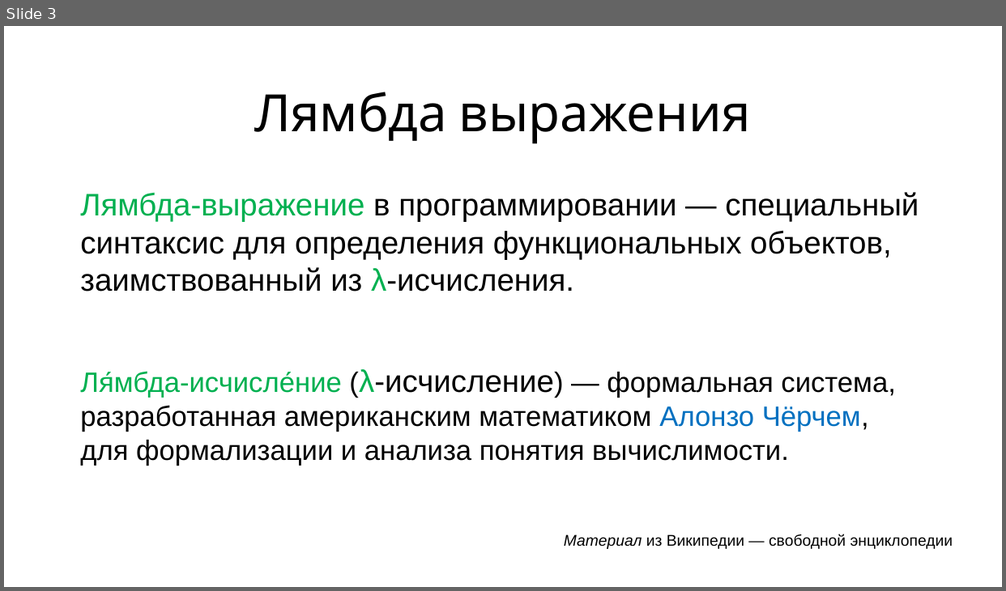
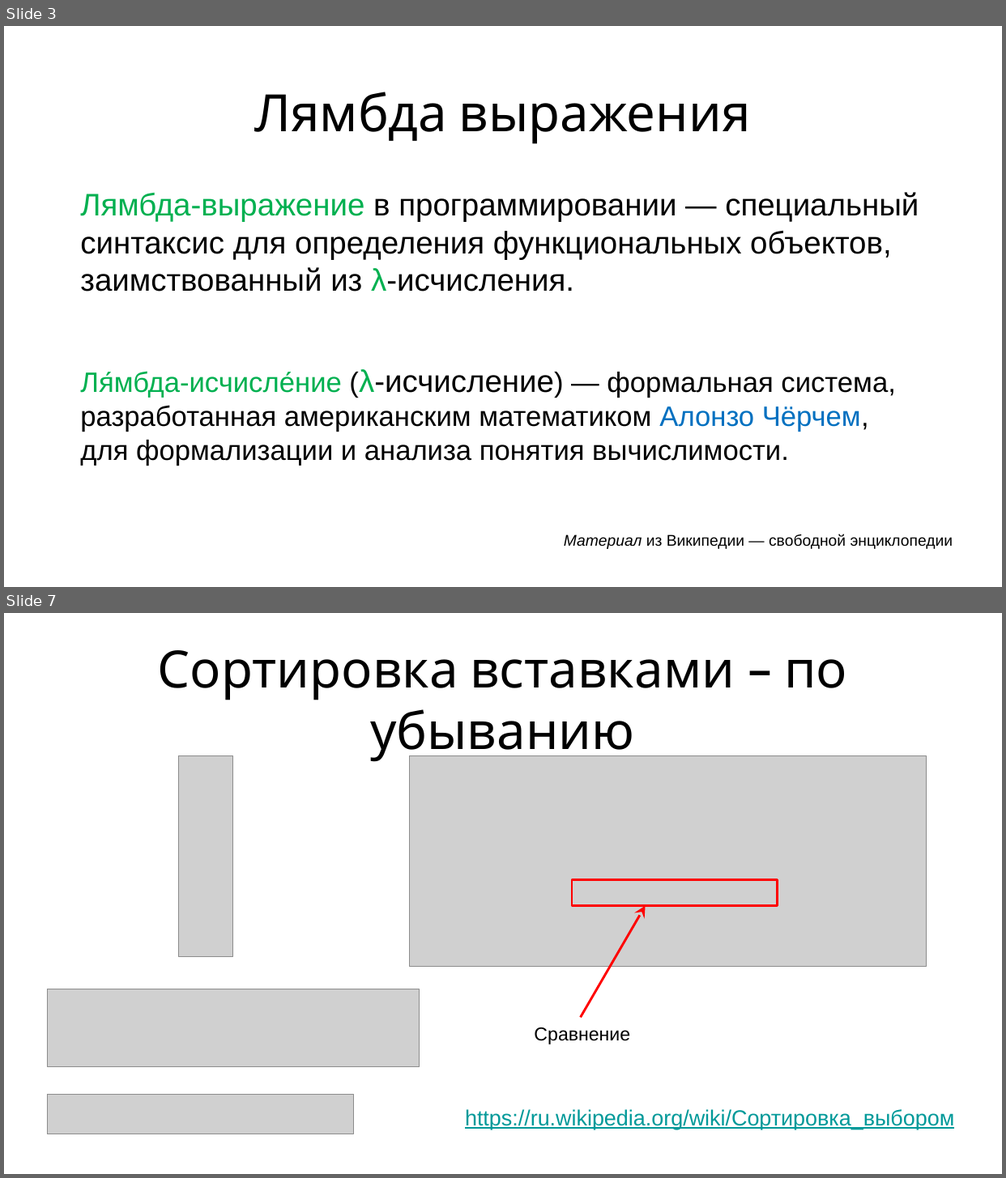
Before and after one commit to maxchv/LearnPython, a slide deck: week06/Lambda.pptx. Shown one above the other, each under a label of ours: slide 3 before the commit, slides 3 and 7 after it; the slides between them are not shown. The pictures are 1006x591 and 1006x1178 pixels, drawn with LibreOffice and Linux fonts; fonts in the diff are those of the drawing; grey boxes stand for pictures. Boxes give left, top, right and bottom in pixels: in the first picture for what was removed or moved away, otherwise in the second. Text is boxed around its words. In the diff, an @@ line names an element or a change of style, - is before the commit and + after.

```diff
--- a/week06/Lambda.pptx
+++ b/week06/Lambda.pptx
@@ slide 7 added at box(4, 613, 1002, 1174), background #FFFFFF @@
@@ title added at box(158, 650, 847, 764), 66 pt, text #000000 @@
+Сортировка вставками – по убыванию
@@ picture added at box(179, 756, 233, 957) @@
@@ picture added at box(409, 756, 926, 967) @@
@@ rectangle added at box(572, 880, 777, 906), outline #FF0000 3 pt @@
@@ arrow added from (581, 1018) to (645, 906), #FF0000 3 pt @@
@@ picture added at box(47, 990, 419, 1067) @@
@@ text added at box(534, 1028, 630, 1045), 24 pt, text #000000 @@
+Сравнение
@@ picture added at box(47, 1095, 353, 1135) @@
@@ text added at box(465, 1110, 954, 1130), 28 pt, text #009999, underline @@
+https://ru.wikipedia.org/wiki/Сортировка_выбором
```
Also in this commit, not shown: 6 slides changed, 18 other slides added, 5 slides removed, 2 other files.
